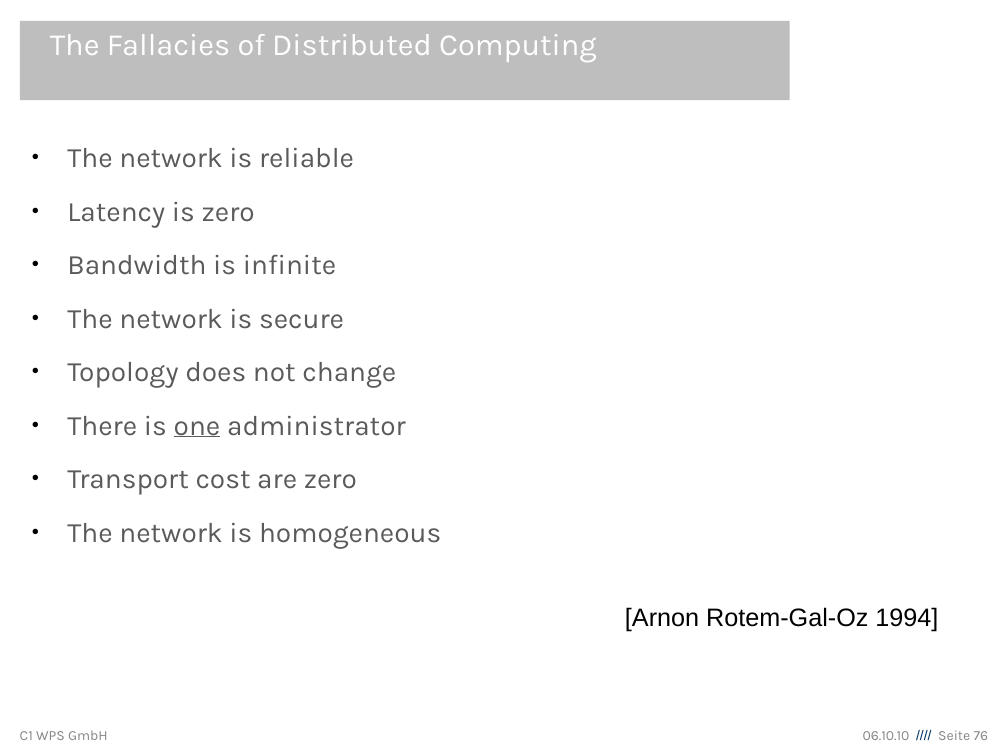
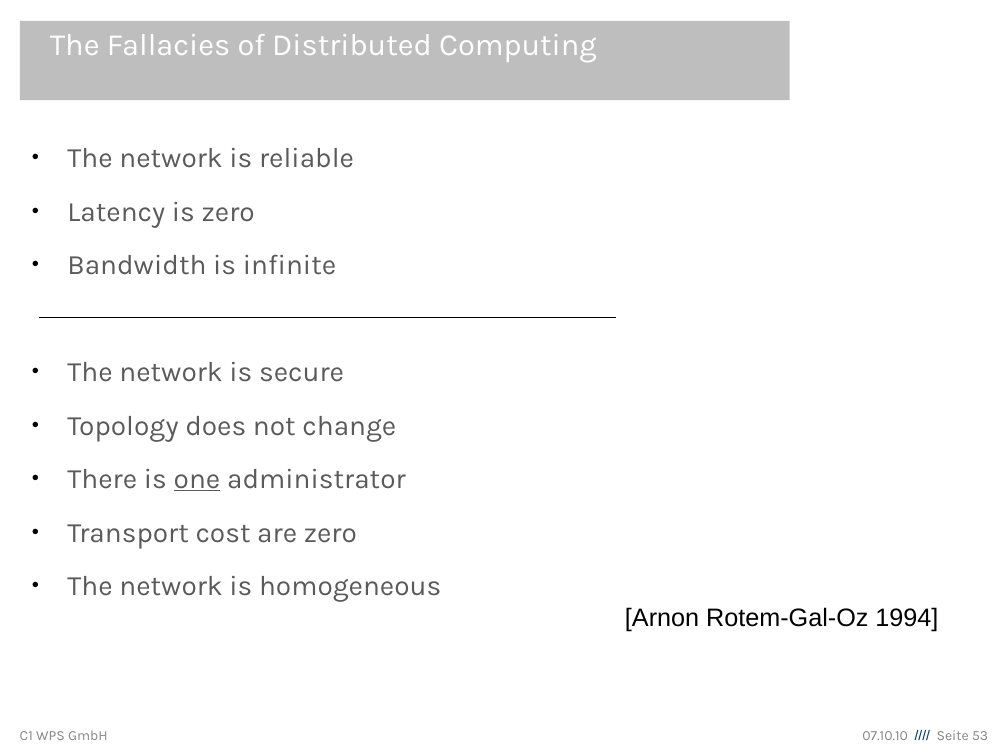
Before and after one commit to lemmy/org.eclipse.ecf.winterschool, a slide deck: slide 53 of org.eclipse.ecf.winterschool/EclipseCommunicationFramework.odp (slide 76 before the commit). Drawn at 1008x756 pixels with LibreOffice and Linux fonts; fonts in the diff are those of the drawing; background and template pictures are left out. Boxes give left, top, right and bottom in pixels: in the first picture for what was removed or moved away, otherwise in the second. Text is boxed around its words. In the diff, an @@ line names an element or a change of style, - is before the commit and + after.

```diff
--- a/org.eclipse.ecf.winterschool/EclipseCommunicationFramework.odp
+++ b/org.eclipse.ecf.winterschool/EclipseCommunicationFramework.odp
@@ text "The network is reliable" rewrapped from (67, 148, 441, 549) to (67, 148, 441, 602) @@
@@ line added from (39, 318) to (615, 318), #000000 0 pt @@
@@ text at (862, 730, 988, 740): text changed @@
-06.10.10 //// Seite 76
+07.10.10 //// Seite 53
```
Also in this commit, not shown: 12 other slides changed, 8 slides added, 13 slides removed.
